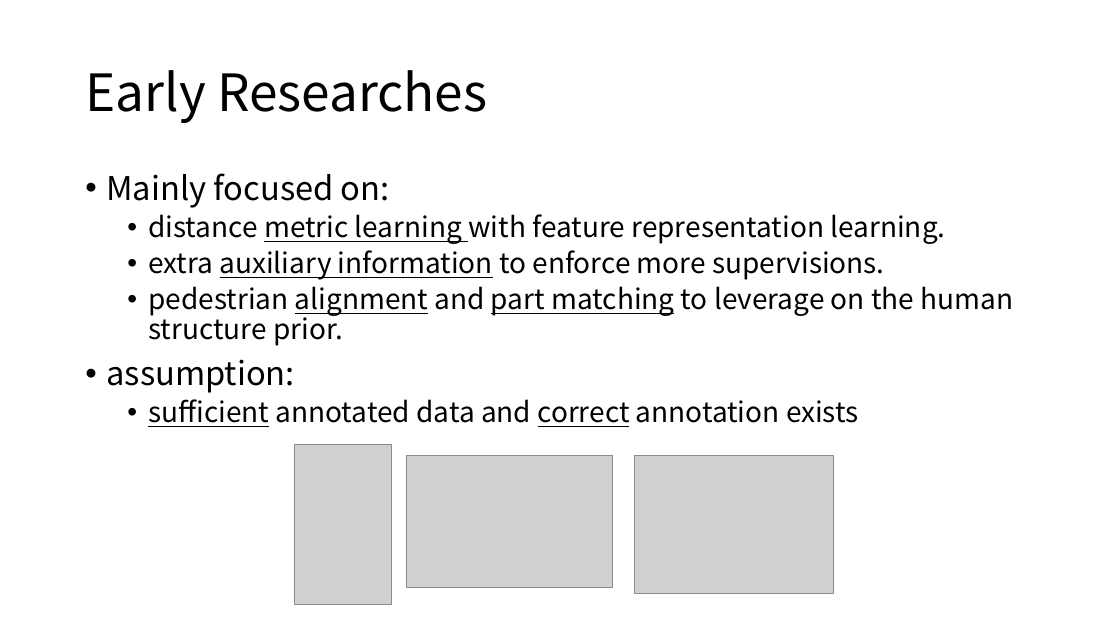
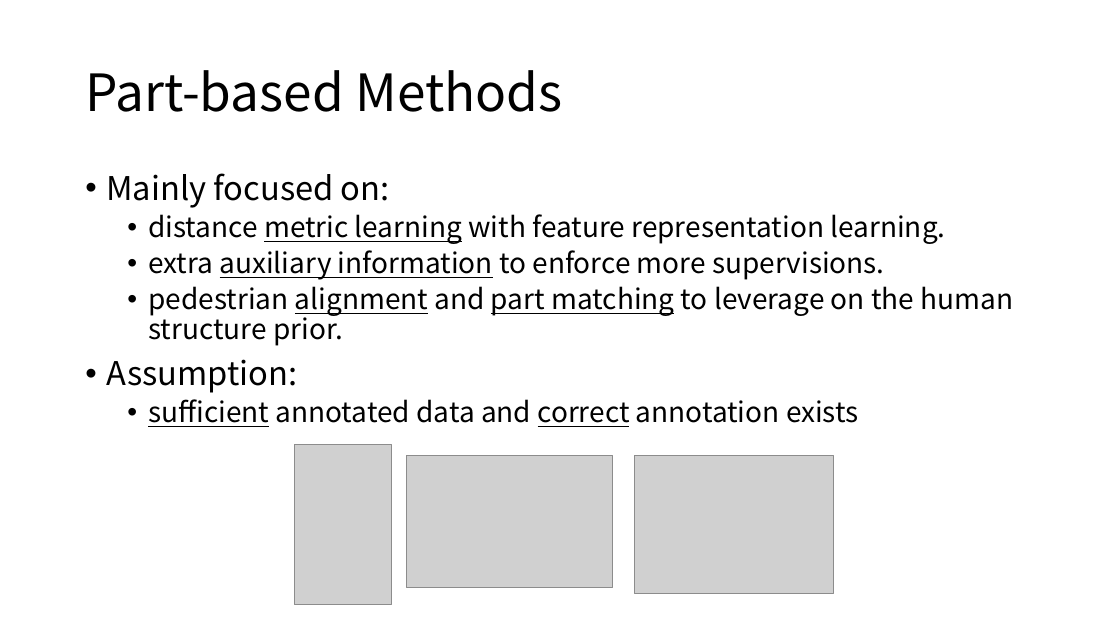
Before and after one commit to jeongroseok/person-reid-study, a slide deck: slide 7 of slides/Person ReID.pptx (slide 5 before the commit). Drawn at 1120x630 pixels with LibreOffice and Linux fonts; fonts in the diff are those of the drawing; grey boxes stand for pictures. Boxes give left, top, right and bottom in pixels: in the first picture for what was removed or moved away, otherwise in the second. Text is boxed around its words. In the diff, an @@ line names an element or a change of style, - is before the commit and + after.

```diff
--- a/slides/Person ReID.pptx
+++ b/slides/Person ReID.pptx
@@ title at bbox=[85, 70, 563, 112]: text changed @@
-Early Researches
+Part-based Methods
@@ text at bbox=[106, 359, 297, 393]: text changed @@
-• assumption:
+• Assumption:
```
Also in this commit, not shown: 3 other slides changed, 10 slides added, 10 slides removed, 4 other files.
